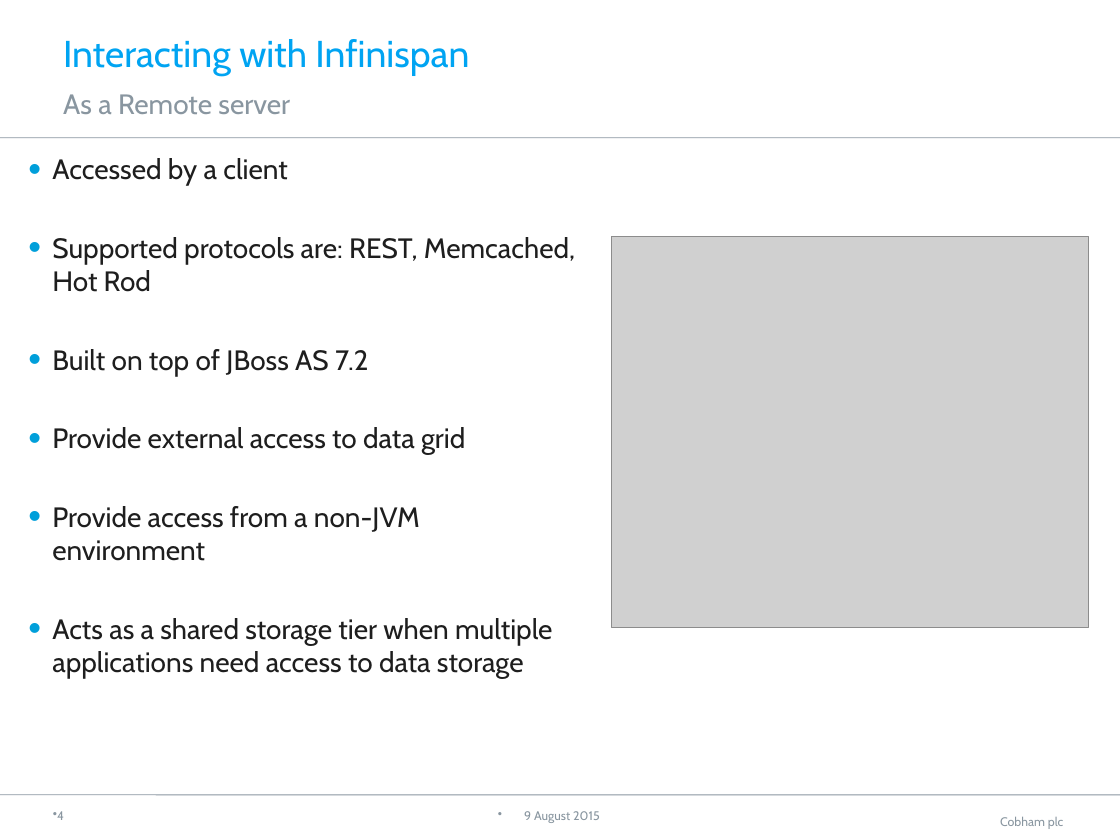
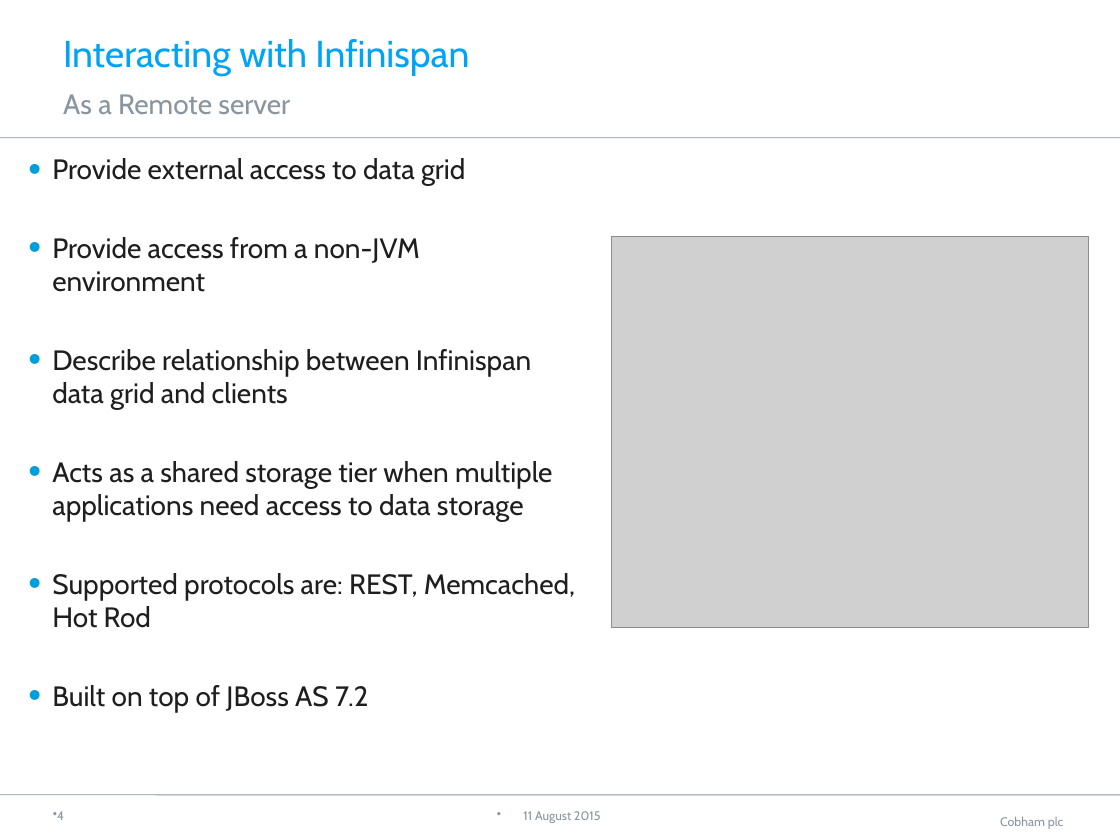
Before and after one commit to neha-bansal/Demos, a slide deck: slide 5 of infinispan-embedded-tutorial/Infinispan.pptx. Drawn at 1120x840 pixels with LibreOffice and Linux fonts; fonts in the diff are those of the drawing; grey boxes stand for pictures; background and template pictures are left out. Boxes give left, top, right and bottom in pixels: in the first picture for what was removed or moved away, otherwise in the second. Text is boxed around its words. In the diff, an @@ line names an element or a change of style, - is before the commit and + after.

```diff
--- a/infinispan-embedded-tutorial/Infinispan.pptx
+++ b/infinispan-embedded-tutorial/Infinispan.pptx
@@ text at <box>52,158,552,522</box>: text changed @@
-• Accessed by a client
+• Provide external access to data grid
+• Provide access from a non-JVM environment
+• Describe relationship between Infinispan data grid and clients
+• Acts as a shared storage tier when multiple applications need access to data storage
@@ text at <box>52,427,552,679</box>: paragraphs removed @@
-• Provide external access to data grid
-• Provide access from a non-JVM environment
-• Acts as a shared storage tier when multiple applications need access to data storage
@@ text at <box>523,811,601,823</box>: text changed @@
-9 August 2015
+11 August 2015
```
Also in this commit, not shown: 15 other slides changed, 1 other file.
